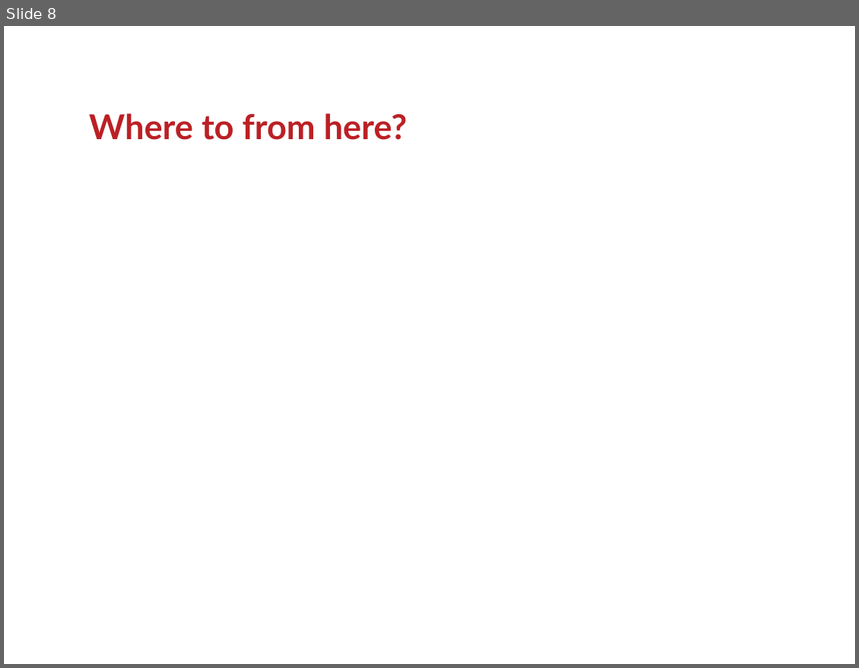
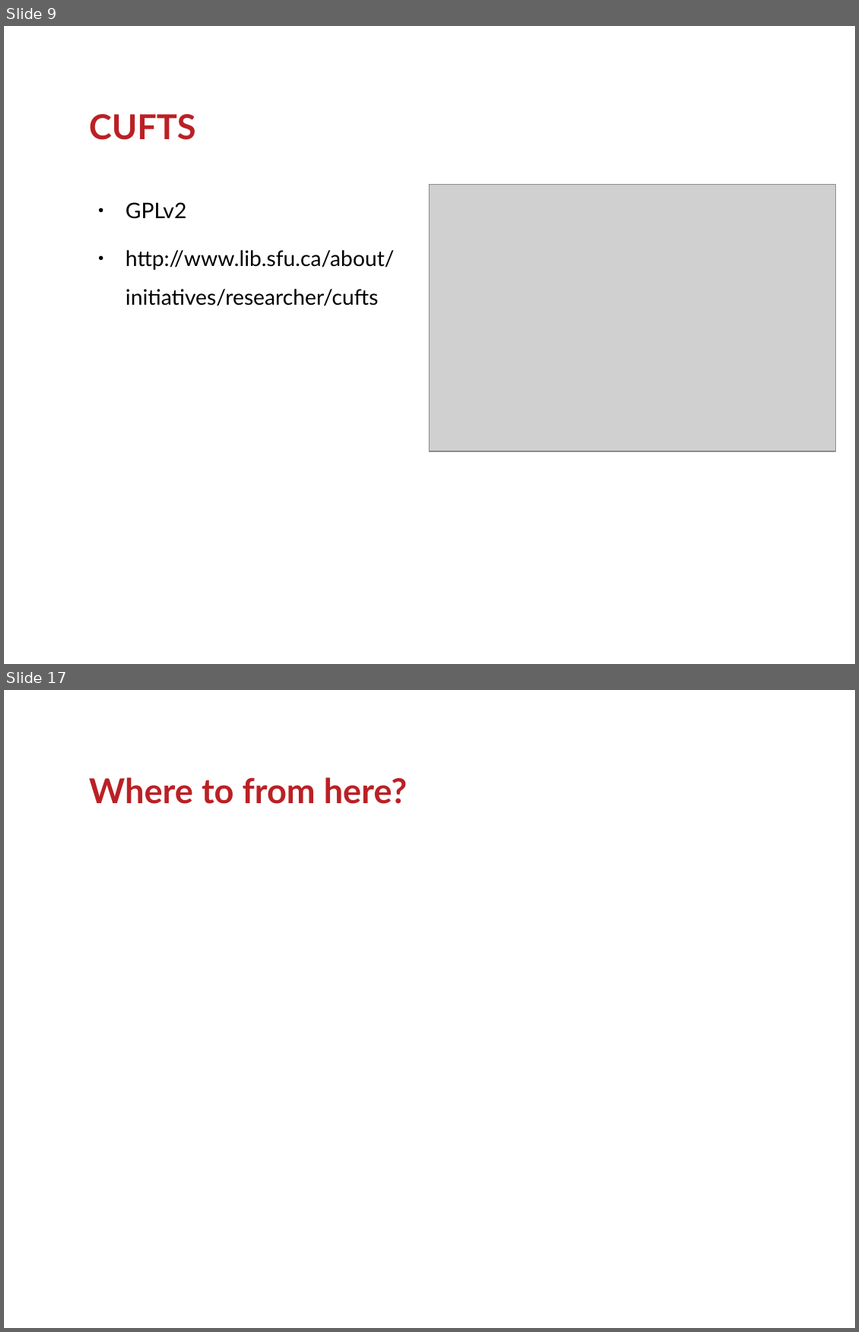
Before and after one commit to ranginui/presentation, a slide deck: kohaconclave/opensource_erm/erm.odp. Shown one above the other, each under a label of ours: slide 8 before the commit, slides 9 and 17 after it; the slides between them are not shown. The pictures are 859x668 and 859x1332 pixels, drawn with LibreOffice and Linux fonts; fonts in the diff are those of the drawing; grey boxes stand for pictures; background and template pictures are left out. Boxes give left, top, right and bottom in pixels: in the first picture for what was removed or moved away, otherwise in the second. Text is boxed around its words. In the diff, an @@ line names an element or a change of style, - is before the commit and + after.

```diff
--- a/kohaconclave/opensource_erm/erm.odp
+++ b/kohaconclave/opensource_erm/erm.odp
@@ slide 9 added at [4,26,855,664], background #FFFFFF @@
@@ title added at [89,114,196,140], 32 pt, text #BB2025, bold @@
+CUFTS
@@ picture added at [430,184,836,452] @@
@@ text added at [126,202,395,306], 20 pt, text #000000 @@
+● GPLv2
+● http://www.lib.sfu.ca/about/initiatives/researcher/cufts
@@ what was slide 8 is now slide 17 @@
```
Also in this commit, not shown: 2 slides changed, 10 other slides added, 1 slide removed.
